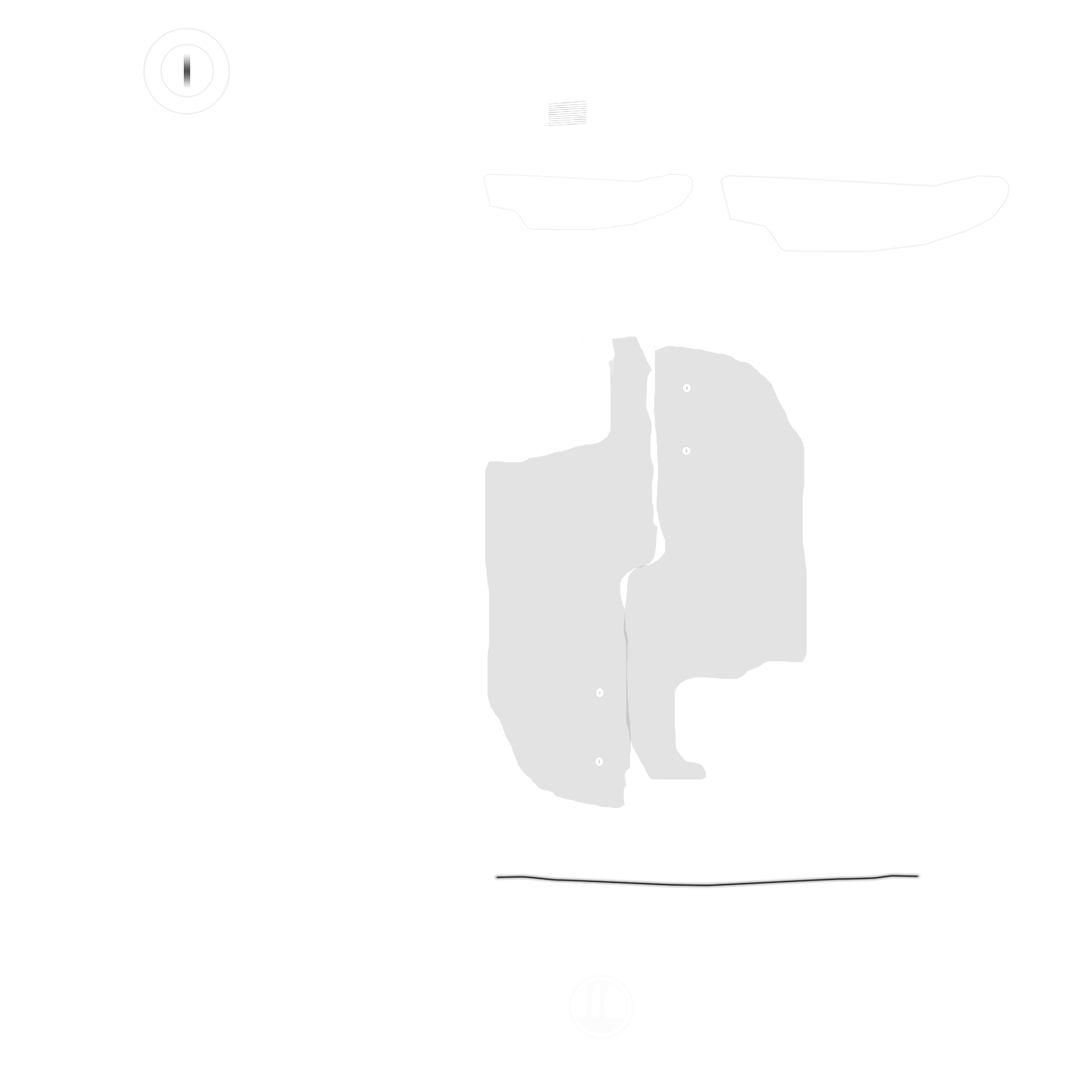
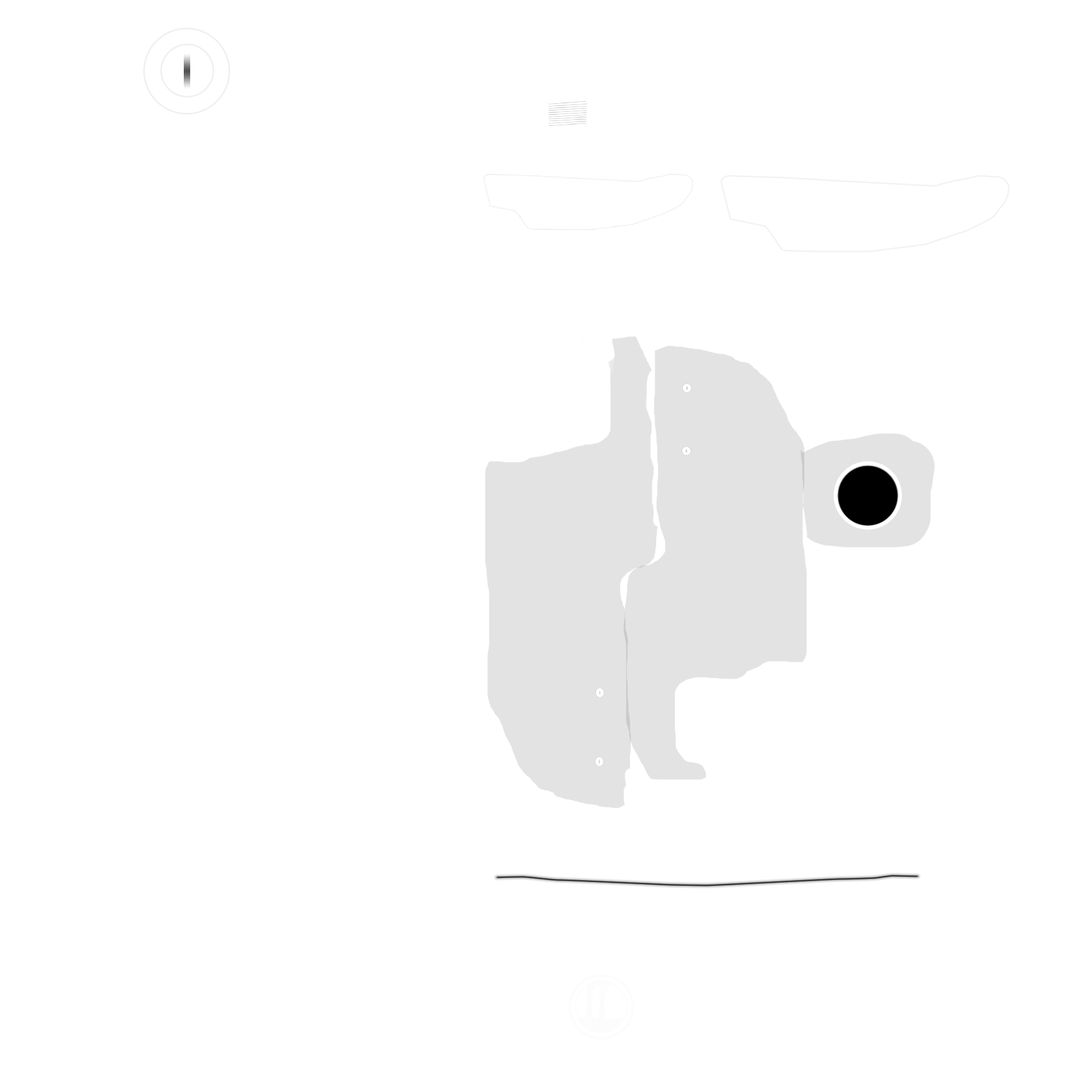
The second 1091 x 1091 image is a revision of the first. Changes to its layers:
painted on "ScrewWood" (2nd of 4, in "ScrewWood2" › "ScrewWood") over [596, 757, 599, 766]
added layer "Hole" (3rd of 5, in "ScrewWood2") in group "ScrewWood2" over [834, 461, 903, 530]
painted on "BrassBase" (1st of 2, in "ScrewWood2") over [800, 433, 936, 548]
